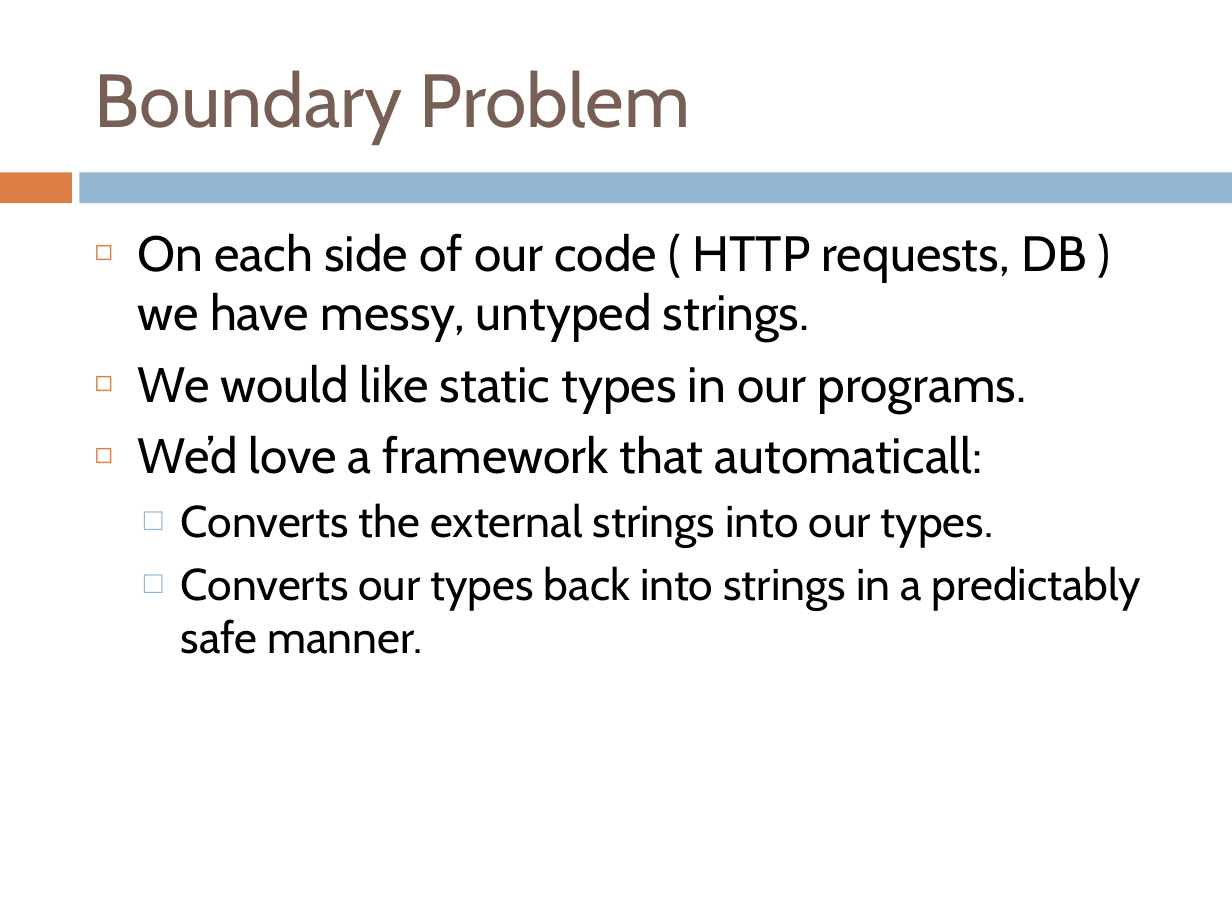
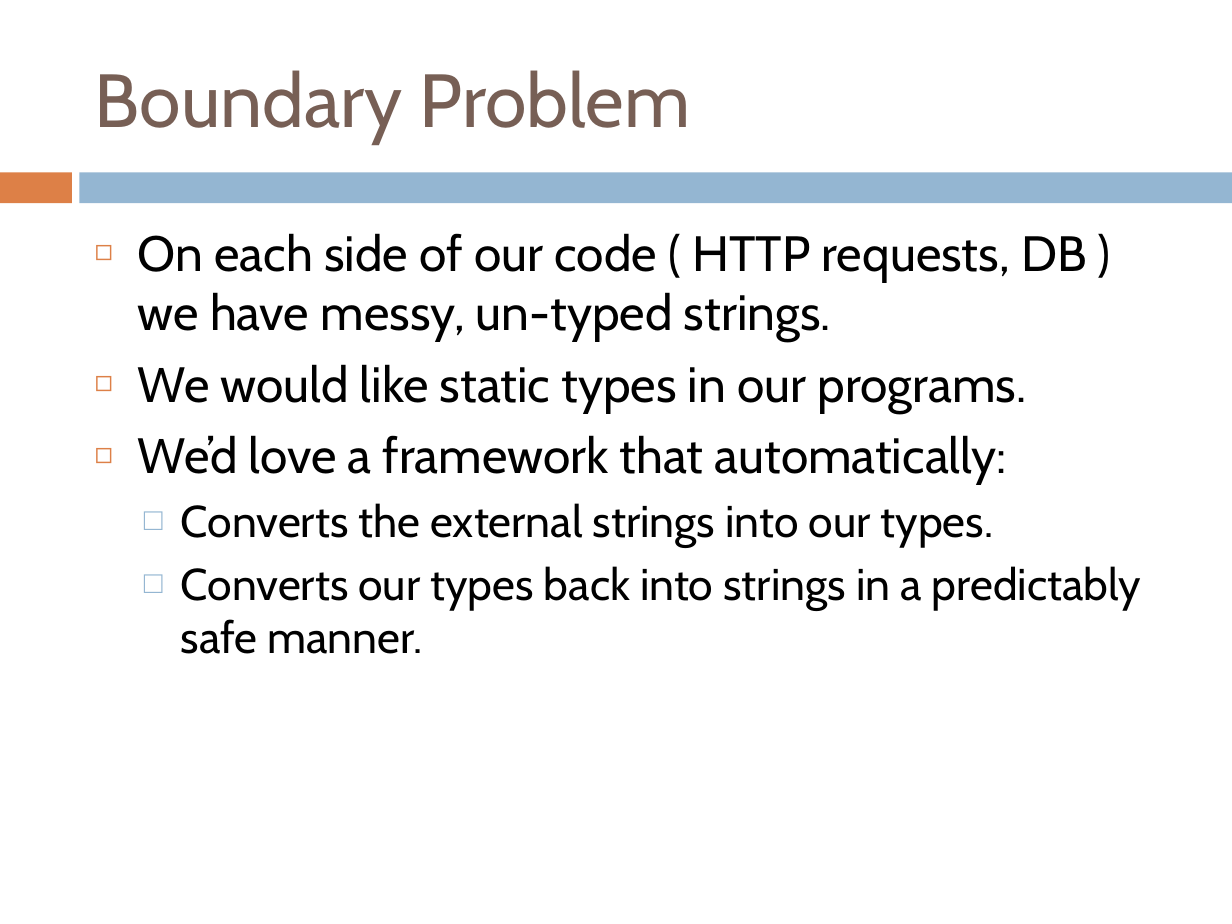
Before and after one commit to benkolera/talk-yesod, a slide deck: slide 9 of TypeSafeWebDevWithYesodAndHaskell.pptx. Drawn at 1232x924 pixels with LibreOffice and Linux fonts; fonts in the diff are those of the drawing. Boxes give left, top, right and bottom in pixels: in the first picture for what was removed or moved away, otherwise in the second. Text is boxed around its words. In the diff, an @@ line names an element or a change of style, - is before the commit and + after.

```diff
--- a/TypeSafeWebDevWithYesodAndHaskell.pptx
+++ b/TypeSafeWebDevWithYesodAndHaskell.pptx
@@ text at <box>138,233,1087,341</box>: text changed @@
-◻ On each side of our code ( HTTP requests, DB ) we have messy, untyped strings.
+◻ On each side of our code ( HTTP requests, DB ) we have messy, un-typed strings.
@@ text at <box>138,435,1007,484</box>: text changed @@
-◻ We’d love a framework that automaticall:
+◻ We’d love a framework that automatically:
```
Also in this commit, not shown: 2 other slides changed, 5 slides added, 1 slide removed, 8 other files.
